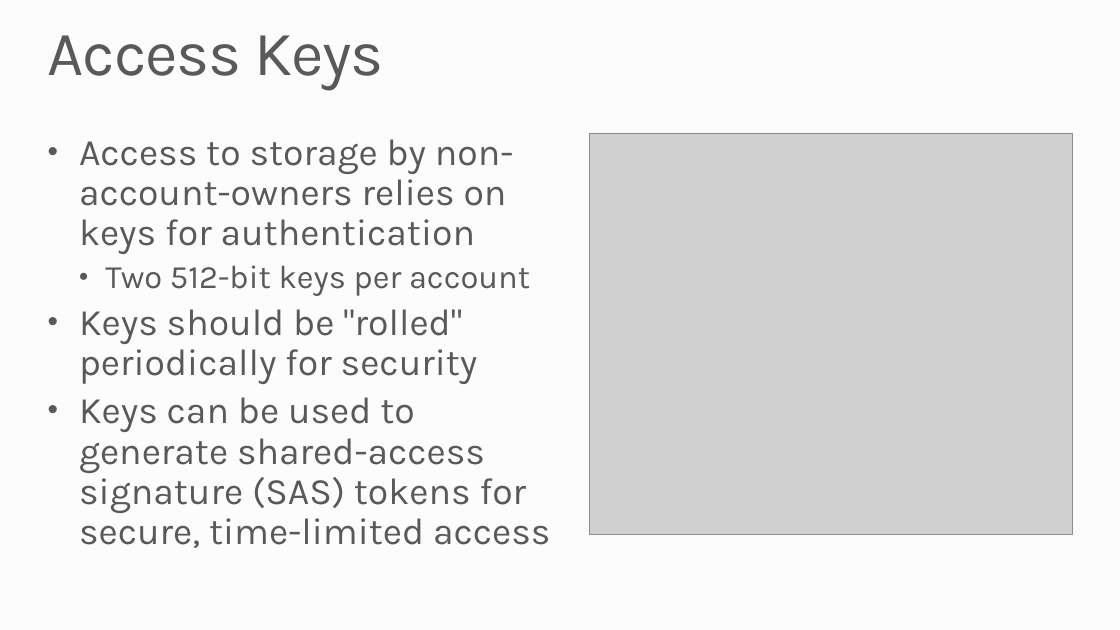
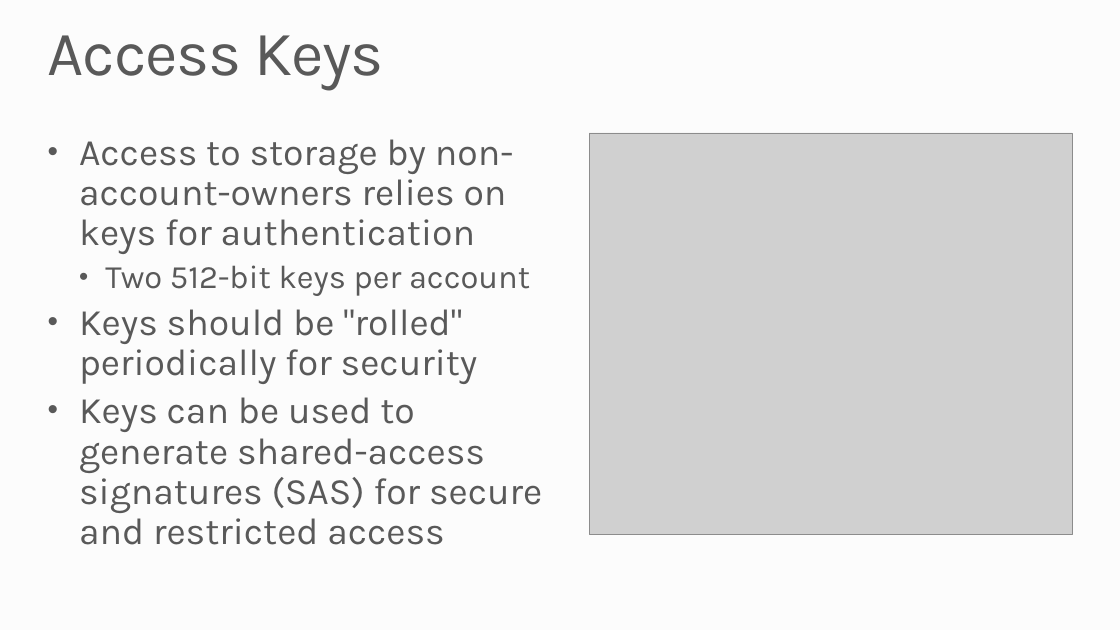
Before and after one commit to MSRConnections/Azure-training-course, a slide deck: slide 6 of Content/Storage/Azure Storage.pptx. Drawn at 1120x630 pixels with LibreOffice and Linux fonts; fonts in the diff are those of the drawing; grey boxes stand for pictures; background and template pictures are left out. Boxes give left, top, right and bottom in pixels: in the first picture for what was removed or moved away, otherwise in the second. Text is boxed around its words. In the diff, an @@ line names an element or a change of style, - is before the commit and + after.

```diff
--- a/Content/Storage/Azure Storage.pptx
+++ b/Content/Storage/Azure Storage.pptx
@@ text at (79,397,542,545): text changed @@
-• Keys can be used to generate shared-access signature (SAS) tokens for secure, time-limited access
+• Keys can be used to generate shared-access signatures (SAS) for secure and restricted access
```
Also in this commit, not shown: 3 other slides changed, 1 slide added, 24 other files.
